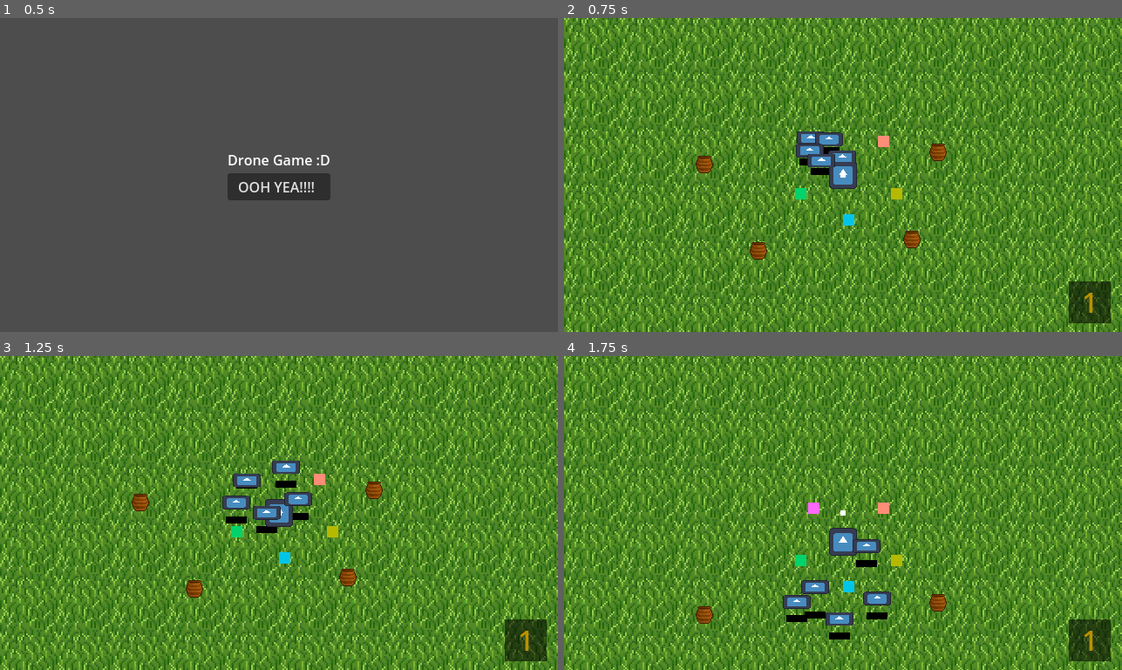
Above: before the commit, frames 1-4 (two rows, left to right).
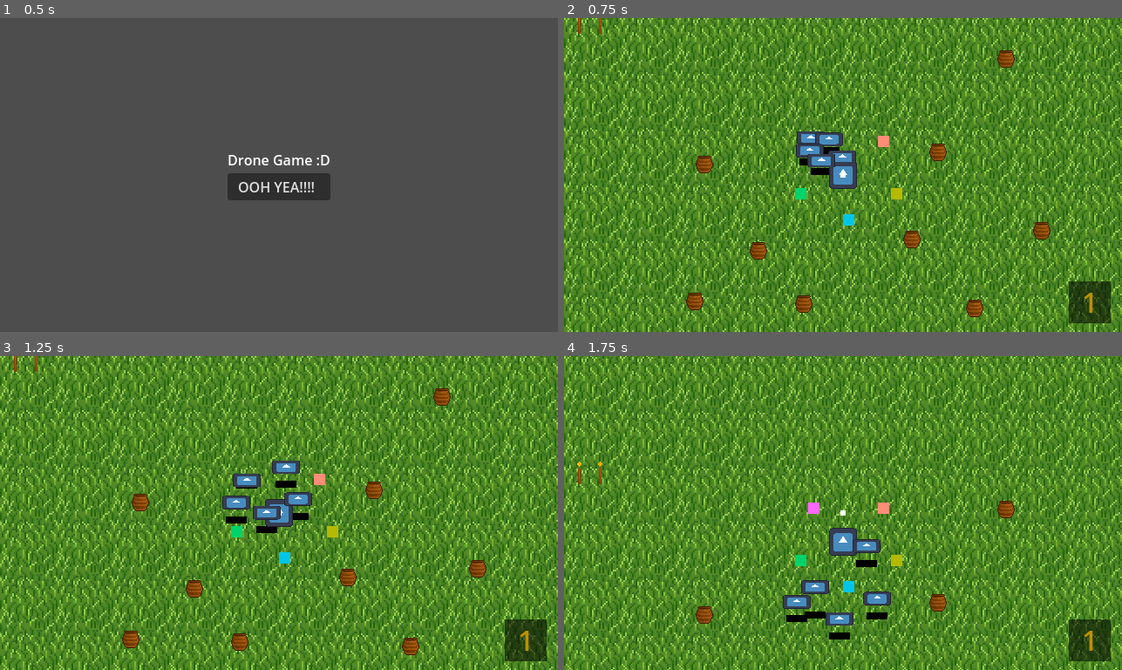
Above: after the commit, the same moments.

Repository: TNT-A/Drone-Management-Game
Game: Godot game, scene res://main_menu/main_menu.tscn
Two runs of this game, one before a commit and one after it. Both use one fixed random seed, a clock stepped at 60 frames per second and the inputs below. The engine's default icon, where the game draws it, is replaced by a stand-in: a white triangle on a blue panel in a dark square.
Inputs (mouse positions are in pixels of both pictures, inside the frame that each line leads up to):
- Up to frame 1 (0.5 s): no input
- Up to frame 2 (0.75 s): click "OOH YEA!!!!" at 0.5 s
- Up to frame 3 (1.25 s): no input
- Up to frame 4 (1.75 s): tap Enter at 1.25 s; move the mouse to (815, 575) at 1.27 s; press the mouse at (815, 575) at 1.28 s; hold W (Move_Up) from 1.28 s (still down)

Frame 1 is identical in both runs. In frame 2, 0.8% of the frame differs, in the area x 2-88%, y 0-96%; in frame 3, 0.8%; in frame 4, 0.2%.

Commit message:
Implemented the dropoff mechanic
Made the dropoff mechanic for the drones, where if they are holding a carryable while the player enters a dropoff zone, they will move over to the zone and drop off their resource, resetting the drone's state to allow it to pick up other resources, and deleting the resource, as well as giving the player a resource called "scrap" equal to the value of the deposited carryable.

Diff:
--- a/drone-management-game/Player/player.tscn
+++ b/drone-management-game/Player/player.tscn
@@ -11,8 +11,9 @@
 
 [sub_resource type="CircleShape2D" id="CircleShape2D_l8h54"]
 
-[node name="Player" type="CharacterBody2D"]
+[node name="Player" type="CharacterBody2D" groups=["player"]]
 y_sort_enabled = true
+collision_mask = 9
 script = ExtResource("1_btcbx")
 
 [node name="Sprite2D" type="Sprite2D" parent="."]
--- a/drone-management-game/debris/debris.gd
+++ b/drone-management-game/debris/debris.gd
@@ -2,11 +2,19 @@
 class_name Carryable
 
 @export var weight = 1
+@export var value = 1
 
 var is_hovered : bool = false
 var is_carried : bool = false
 
 var carrier : Drone
+
+func _ready() -> void:
+	SignalBus.submit_resource.connect(use)
+
+func use(resource):
+	if self == resource:
+		queue_free()
 
 func _physics_process(delta: float) -> void:
 	if is_hovered:
--- a/drone-management-game/drone/drone_hub/drone_hub.gd
+++ b/drone-management-game/drone/drone_hub/drone_hub.gd
@@ -44,8 +44,8 @@
 	if len(drones) >= 1:
 		selected_drone = drones[0]
 		selected_num = 0
-		print("Selected a drone: ", selected_drone)
-		print(drones)
+		#print("Selected a drone: ", selected_drone)
+		#print(drones)
 	await get_parent().get_parent().ready
 	SignalBus.register_drone_hub.emit(self)
 
--- a/drone-management-game/drone/drones/drone.gd
+++ b/drone-management-game/drone/drones/drone.gd
@@ -11,9 +11,23 @@
 
 var at_target : bool = true
 var can_pickup : bool = true
+var dropping_off : bool = false
 
 var carryable_target : Carryable
 var current_carryable : Carryable
+
+var dropoff_spot : Vector2 = Vector2(0, 0)
+
+func _ready() -> void:
+	SignalBus.dropoff.connect(dropoff)
+
+func dropoff(drop_zone):
+	if is_instance_valid(current_carryable):
+		dropoff_spot = drop_zone.global_position
+		dropping_off = true
+		#print("Dropoff started: ", current_carryable)
+	#else:
+		#print("Nothing to dropoff")
 
 func _physics_process(delta: float) -> void:
 	check_target()
--- a/drone-management-game/drone/drones/drone.tscn
+++ b/drone-management-game/drone/drones/drone.tscn
@@ -7,6 +7,7 @@
 [ext_resource type="Script" uid="uid://dvjyqhn5psbc4" path="res://drone/drones/idle.gd" id="5_boegd"]
 [ext_resource type="Script" uid="uid://c6ha0s66xhsng" path="res://drone/drones/search.gd" id="6_hl3mt"]
 [ext_resource type="Script" uid="uid://bektm13mll34n" path="res://drone/drones/pick_up.gd" id="7_o124n"]
+[ext_resource type="Script" uid="uid://b6isebsxv2lcj" path="res://drone/drones/dropoff.gd" id="8_jahdm"]
 
 [sub_resource type="RectangleShape2D" id="RectangleShape2D_mwikr"]
 size = Vector2(36, 18)
@@ -31,7 +32,7 @@
 
 [node name="PickupArea" type="Area2D" parent="."]
 collision_layer = 0
-collision_mask = 4
+collision_mask = 12
 
 [node name="CollisionShape2D" type="CollisionShape2D" parent="PickupArea"]
 shape = SubResource("CircleShape2D_o124n")
@@ -53,6 +54,10 @@
 z_index = 1
 script = ExtResource("7_o124n")
 
+[node name="Dropoff" type="Node2D" parent="StateMachine"]
+z_index = 1
+script = ExtResource("8_jahdm")
+
 [node name="Shadow" type="ColorRect" parent="."]
 z_index = -5
 offset_left = -12.0
@@ -62,4 +67,5 @@
 color = Color(0, 0, 0, 1)
 
 [connection signal="area_shape_entered" from="PickupArea" to="StateMachine/Search" method="_on_pickup_area_area_shape_entered"]
+[connection signal="area_shape_entered" from="PickupArea" to="StateMachine/Dropoff" method="_on_pickup_area_area_shape_entered"]
 [connection signal="area_shape_exited" from="PickupArea" to="StateMachine/Search" method="_on_pickup_area_area_shape_exited"]
--- /dev/null
+++ b/drone-management-game/drone/drones/dropoff.gd
@@ -0,0 +1,50 @@
+extends State
+class_name DroneDropoff
+
+var hub : DroneHub
+var dropoff_spot : Vector2 = Vector2(0,0)
+var current_carryable : Carryable
+
+var dropping_off : bool = true
+var found_drop_point : bool = false
+
+func enter():
+	hub = parent_body.hub
+	dropoff_spot = parent_body.dropoff_spot
+	current_carryable = parent_body.current_carryable
+	dropping_off = true
+	found_drop_point = false
+
+func physics_update(_delta: float):
+	if !is_instance_valid(hub):
+		hub = parent_body.hub
+	check_transitions()
+	parent_body.velocity = parent_body.velocity.lerp(Vector2(0,0), 0.5)
+	dropoff()
+
+func dropoff():
+	#print("Tryna drop off: ", current_carryable)
+	if is_instance_valid(current_carryable):
+		parent_body.global_position = parent_body.global_position.lerp(dropoff_spot, .05)
+		if found_drop_point:
+			submit_resource()
+	else:
+		dropping_off = false
+
+func _on_pickup_area_area_shape_entered(area_rid: RID, area: Area2D, area_shape_index: int, local_shape_index: int) -> void:
+	if area.is_in_group("drop_point"):
+		await get_tree().create_timer(.5).timeout
+		found_drop_point = true
+
+func submit_resource():
+	#print("resource just submitted WOOOOOOO YEA")
+	SignalBus.submit_resource.emit(current_carryable)
+	parent_body.can_pickup = true
+	parent_body.dropping_off  = false
+	parent_body.carryable_target = null
+	parent_body.current_carryable = null
+	dropping_off = false
+
+func check_transitions():
+	if dropping_off == false:
+		SignalBus.transitioned.emit(self, "Follow")
--- a/drone-management-game/drone/drones/follow.gd
+++ b/drone-management-game/drone/drones/follow.gd
@@ -39,6 +39,8 @@
 func check_transitions():
 	if parent_body.at_target:
 		SignalBus.transitioned.emit(self, "Idle")
+	if parent_body.dropping_off:
+		SignalBus.transitioned.emit(self, "Dropoff")
 	if Input.is_action_pressed("Left_Click") and parent_body == hub.selected_drone:
 		print("Trying to transition")
 		SignalBus.transitioned.emit(self, "Search")
--- a/drone-management-game/drone/drones/idle.gd
+++ b/drone-management-game/drone/drones/idle.gd
@@ -18,6 +18,8 @@
 func check_transitions():
 	if !parent_body.at_target:
 		SignalBus.transitioned.emit(self, "Follow")
+	if parent_body.dropping_off:
+		SignalBus.transitioned.emit(self, "Dropoff")
 	if Input.is_action_pressed("Left_Click") and parent_body == hub.selected_drone:
 		print("Trying to transition")
 		SignalBus.transitioned.emit(self, "Search")
--- a/drone-management-game/drone/drones/pick_up.gd
+++ b/drone-management-game/drone/drones/pick_up.gd
@@ -12,6 +12,8 @@
 	hub = parent_body.hub
 	parent_body.velocity = Vector2(0,0)
 	weight_capacity = parent_body.weight_capacity
+	picking_up = true
+	can_pickup_carryable = true
 
 func physics_update(_delta: float):
 	if is_instance_valid(parent_body.carryable_target):
@@ -32,7 +34,8 @@
 					parent_body.sprite.position = parent_body.sprite.position.lerp(Vector2(0,-15), 0.08)
 					parent_body.carryable_target.carrier = parent_body
 					parent_body.carryable_target.is_carried = true
-					parent_body.carryable_target = parent_body.current_carryable
+					parent_body.current_carryable = parent_body.carryable_target
+					parent_body.carryable_target = null
 					parent_body.can_pickup = false
 					picking_up = false
 				else:
--- a/drone-management-game/drone/drones/search.gd
+++ b/drone-management-game/drone/drones/search.gd
@@ -10,6 +10,7 @@
 func enter():
 	speed = parent_body.speed
 	hub = parent_body.hub
+	hovering = false
 
 func physics_update(_delta: float):
 	if !is_instance_valid(hub):
@@ -28,19 +29,21 @@
 		#print("I'm searching")
 
 func _on_pickup_area_area_shape_entered(area_rid: RID, area: Area2D, area_shape_index: int, local_shape_index: int) -> void:
-	if area.owner is Carryable:
-		var current_carryable : Carryable = area.owner
-		if !current_carryable.is_carried and !current_carryable.is_hovered:
-			current_carryable.is_hovered = true
-			hovering = true
-			parent_body.carryable_target = current_carryable
+	if is_instance_valid(area):
+		if area.owner is Carryable:
+			var current_carryable : Carryable = area.owner
+			if !current_carryable.is_carried and !current_carryable.is_hovered:
+				current_carryable.is_hovered = true
+				hovering = true
+				parent_body.carryable_target = current_carryable
 
 func _on_pickup_area_area_shape_exited(area_rid: RID, area: Area2D, area_shape_index: int, local_shape_index: int) -> void:
-	if area.owner is Carryable:
-		var current_carryable : Carryable = area.owner
-		current_carryable.is_hovered = false
-		hovering = false
-		parent_body.carryable_target = null
+	if is_instance_valid(area):
+		if area.owner is Carryable:
+			var current_carryable : Carryable = area.owner
+			current_carryable.is_hovered = false
+			hovering = false
+			parent_body.carryable_target = null
 
 func check_transitions():
 	if !Input.is_action_pressed("Left_Click"):
--- /dev/null
+++ b/drone-management-game/dropoff_spots/dropoff_spot.tscn
@@ -0,0 +1,17 @@
+[gd_scene load_steps=4 format=3 uid="uid://du8e2eliqaq40"]
+
+[ext_resource type="Texture2D" uid="uid://ctupyjoabujuu" path="res://sprites/placeholders/Torch.png" id="1_xu61h"]
+[ext_resource type="PackedScene" uid="uid://dciwgrlch75vn" path="res://dropoff_zone/dropoff_area.tscn" id="2_brukc"]
+
+[sub_resource type="CircleShape2D" id="CircleShape2D_q2del"]
+radius = 151.053
+
+[node name="DropoffSpot" type="Node2D"]
+
+[node name="Sprite2D" type="Sprite2D" parent="."]
+texture = ExtResource("1_xu61h")
+
+[node name="DropoffArea" parent="." instance=ExtResource("2_brukc")]
+
+[node name="CollisionShape2D" type="CollisionShape2D" parent="DropoffArea"]
+shape = SubResource("CircleShape2D_q2del")
--- /dev/null
+++ b/drone-management-game/dropoff_zone/dropoff_area.gd
@@ -0,0 +1,18 @@
+extends Area2D
+
+var player_here : bool = false
+
+func _on_body_shape_entered(body_rid: RID, body: Node2D, body_shape_index: int, local_shape_index: int) -> void:
+	if body.is_in_group("player"):
+		SignalBus.dropoff.emit(self)
+		player_here = true
+		$Timer.start()
+
+func _on_body_shape_exited(body_rid: RID, body: Node2D, body_shape_index: int, local_shape_index: int) -> void:
+	if body.is_in_group("player"):
+		player_here = false
+		$Timer.stop()
+
+func _on_timer_timeout() -> void:
+	if player_here:
+		SignalBus.dropoff.emit(self)
--- /dev/null
+++ b/drone-management-game/dropoff_zone/dropoff_area.tscn
@@ -0,0 +1,23 @@
+[gd_scene load_steps=3 format=3 uid="uid://dciwgrlch75vn"]
+
+[ext_resource type="Script" uid="uid://c6xh3c3trlogb" path="res://dropoff_zone/dropoff_area.gd" id="1_qru7a"]
+
+[sub_resource type="CircleShape2D" id="CircleShape2D_qru7a"]
+
+[node name="DropoffArea" type="Area2D"]
+collision_layer = 8
+script = ExtResource("1_qru7a")
+
+[node name="Timer" type="Timer" parent="."]
+wait_time = 0.1
+
+[node name="DropPoint" type="Area2D" parent="." groups=["drop_point"]]
+collision_layer = 8
+collision_mask = 0
+
+[node name="CollisionShape2D" type="CollisionShape2D" parent="DropPoint"]
+shape = SubResource("CircleShape2D_qru7a")
+
+[connection signal="body_shape_entered" from="." to="." method="_on_body_shape_entered"]
+[connection signal="body_shape_exited" from="." to="." method="_on_body_shape_exited"]
+[connection signal="timeout" from="Timer" to="." method="_on_timer_timeout"]
--- a/drone-management-game/game/game.tscn
+++ b/drone-management-game/game/game.tscn
@@ -6,6 +6,7 @@
 [ext_resource type="PackedScene" uid="uid://dsjkb5ro0gdfu" path="res://drone/drones/drone.tscn" id="4_4fuuu"]
 [ext_resource type="PackedScene" uid="uid://cxueav32kdffg" path="res://debris/debris.tscn" id="5_dxrkv"]
 [ext_resource type="PackedScene" uid="uid://dks5ym64cris" path="res://game_UI/drone_ui.tscn" id="6_dakft"]
+[ext_resource type="PackedScene" uid="uid://du8e2eliqaq40" path="res://dropoff_spots/dropoff_spot.tscn" id="7_u5opy"]
 
 [node name="Game" type="Node2D"]
 
@@ -38,6 +39,24 @@
 [node name="Drone5" parent="DroneHub" instance=ExtResource("4_4fuuu")]
 position = Vector2(281, 149)
 
+[node name="Debris7" parent="." instance=ExtResource("5_dxrkv")]
+position = Vector2(145, 321)
+
+[node name="Debris9" parent="." instance=ExtResource("5_dxrkv")]
+position = Vector2(270, 324)
+
+[node name="Debris8" parent="." instance=ExtResource("5_dxrkv")]
+position = Vector2(466, 329)
+
+[node name="Debris6" parent="." instance=ExtResource("5_dxrkv")]
+position = Vector2(502, 43)
+
+[node name="Debris10" parent="." instance=ExtResource("5_dxrkv")]
+position = Vector2(543, 240)
+
+[node name="Debris5" parent="." instance=ExtResource("5_dxrkv")]
+position = Vector2(358, 368)
+
 [node name="Debris" parent="." instance=ExtResource("5_dxrkv")]
 position = Vector2(424, 150)
 
@@ -53,3 +72,5 @@
 [node name="CanvasLayer" type="CanvasLayer" parent="."]
 
 [node name="DroneUI" parent="CanvasLayer" instance=ExtResource("6_dakft")]
+
+[node name="DropoffSpot" parent="." instance=ExtResource("7_u5opy")]
--- a/drone-management-game/game_manager/game_manager.gd
+++ b/drone-management-game/game_manager/game_manager.gd
@@ -8,10 +8,17 @@
 #Bool funcs for various active states
 var is_paused : bool = false
 
+@export var scrap : int = 0
+
 func _ready() -> void:
 	SignalBus.pause_changed.connect(set_paused)
 	SignalBus.register_player.connect(register_player)
 	SignalBus.register_drone_hub.connect(register_drone_hub)
+	SignalBus.submit_resource.connect(process_resource)
+
+func process_resource(resource):
+	scrap += resource.value
+	print(scrap)
 
 func register_player(pot_player):
 	player = pot_player
--- a/drone-management-game/globals/signal_bus.gd
+++ b/drone-management-game/globals/signal_bus.gd
@@ -9,3 +9,7 @@
 #Registration Signals
 signal register_player(player)
 signal register_drone_hub(drone_hub)
+
+#Drone Dropoff Signals
+signal dropoff(drop_zone)
+signal submit_resource(resource)
--- a/drone-management-game/project.godot
+++ b/drone-management-game/project.godot
@@ -29,6 +29,11 @@
 [editor_plugins]
 
 enabled=PackedStringArray("res://addons/godot_super-wakatime/plugin.cfg")
+
+[global_group]
+
+player=""
+drop_point=""
 
 [input]
 
@@ -87,6 +92,7 @@
 2d_physics/layer_1="player"
 2d_physics/layer_2="drone"
 2d_physics/layer_3="Carryables"
+2d_physics/layer_4="dropoff"
 
 [rendering]
 
--- a/drone-management-game/state_machine/state_machine.gd
+++ b/drone-management-game/state_machine/state_machine.gd
@@ -35,4 +35,3 @@
 	new_state.enter()
 	current_state = new_state
 	print(current_state)
-	#print(current_state)
Not shown: 1 places in drone-management-game/drone/drones/drone.tscn that only renumber resources
Not shown, added: drone-management-game/drone/drones/dropoff.gd.uid
Not shown, added: drone-management-game/dropoff_zone/dropoff_area.gd.uid
Not shown: 1 places in drone-management-game/game/game.tscn that only renumber resources
Binary file added: drone-management-game/sprites/placeholders/Torch.png
Not shown, added: drone-management-game/sprites/placeholders/Torch.png.import
